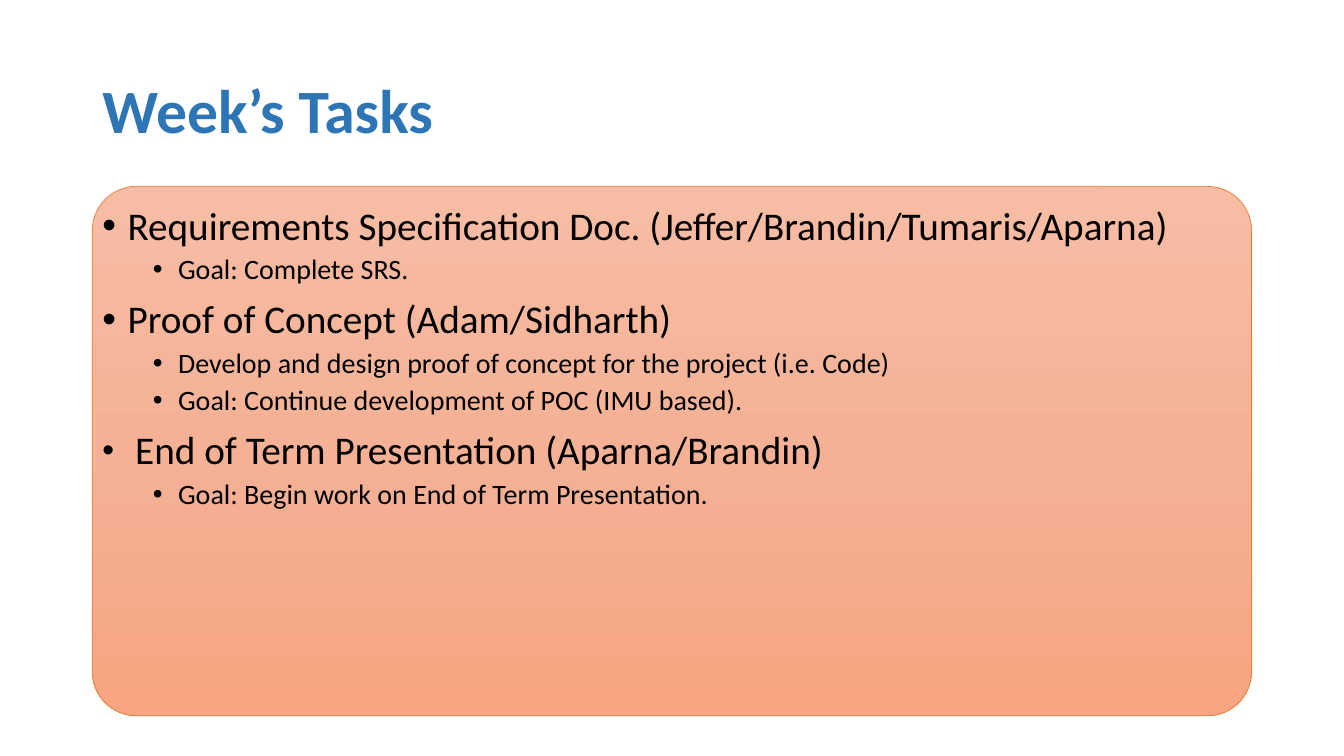
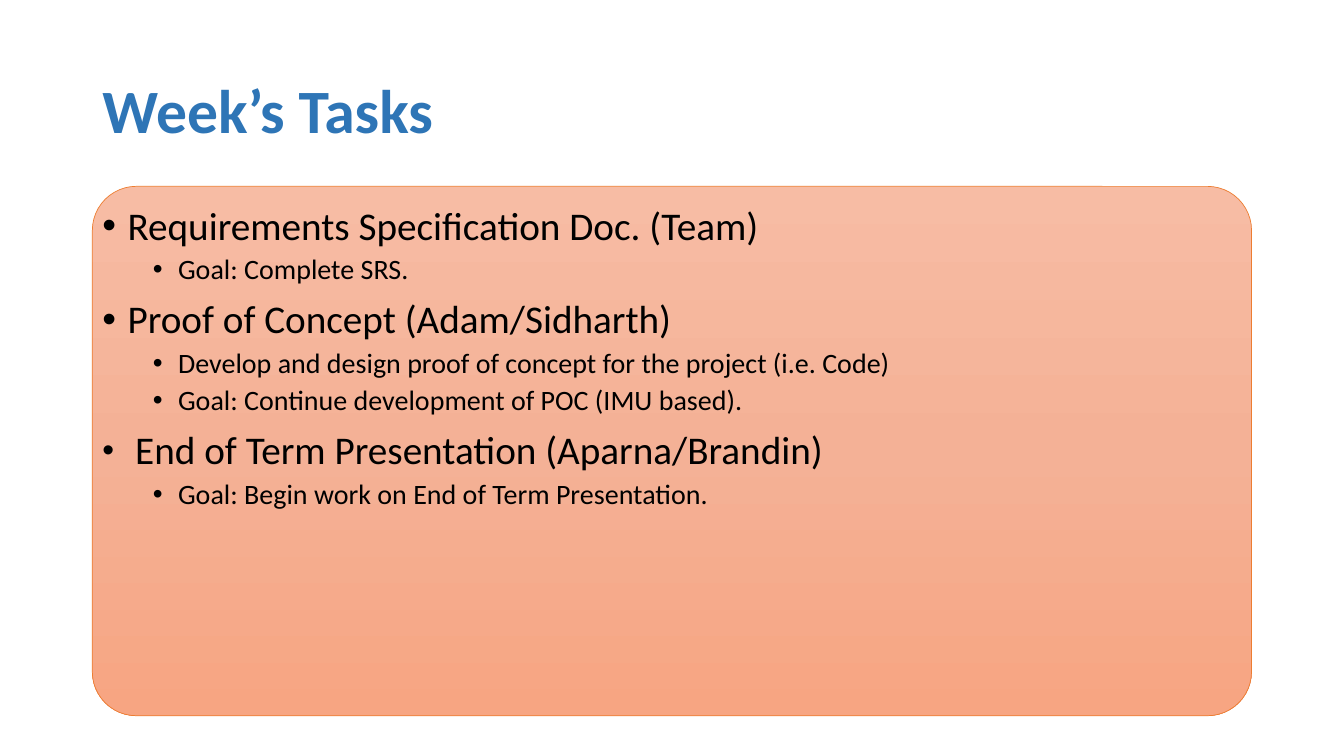
Before and after one commit to Bbulicki/MarchingMasters, a slide deck: slide 5 of Documents/Meeting Updates/MarchingMasters-1117.pptx. Drawn at 1344x756 pixels with LibreOffice and Linux fonts; fonts in the diff are those of the drawing. Boxes give left, top, right and bottom in pixels: in the first picture for what was removed or moved away, otherwise in the second. Text is boxed around its words. In the diff, an @@ line names an element or a change of style, - is before the commit and + after.

```diff
--- a/Documents/Meeting Updates/MarchingMasters-1117.pptx
+++ b/Documents/Meeting Updates/MarchingMasters-1117.pptx
@@ text at (x1=128, y1=211, x2=758, y2=247): text changed @@
-• Requirements Specification Doc. (Jeffer/Brandin/Tumaris/Aparna)
+• Requirements Specification Doc. (Team)
```
Also in this commit, not shown: 1 other file.
